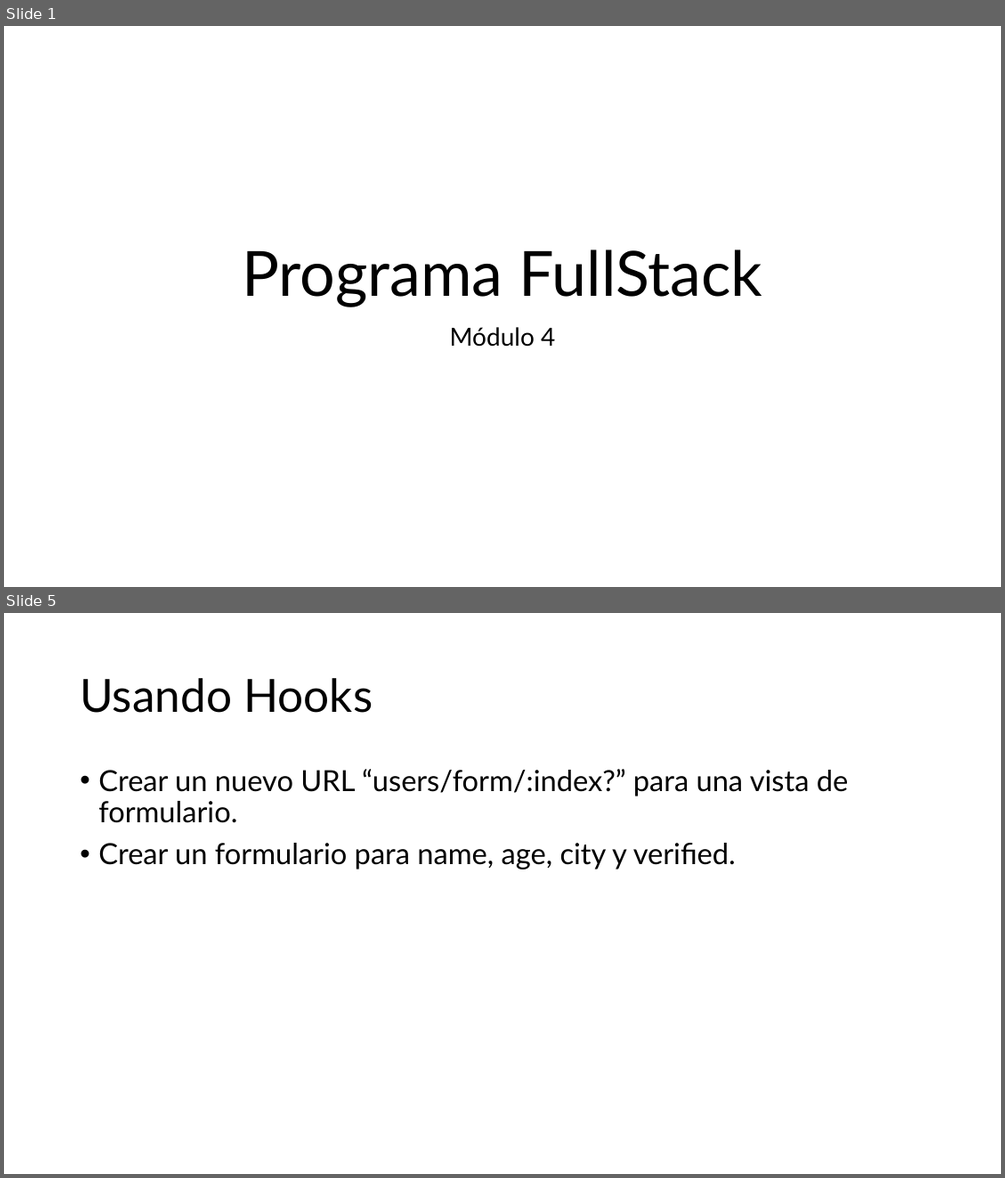
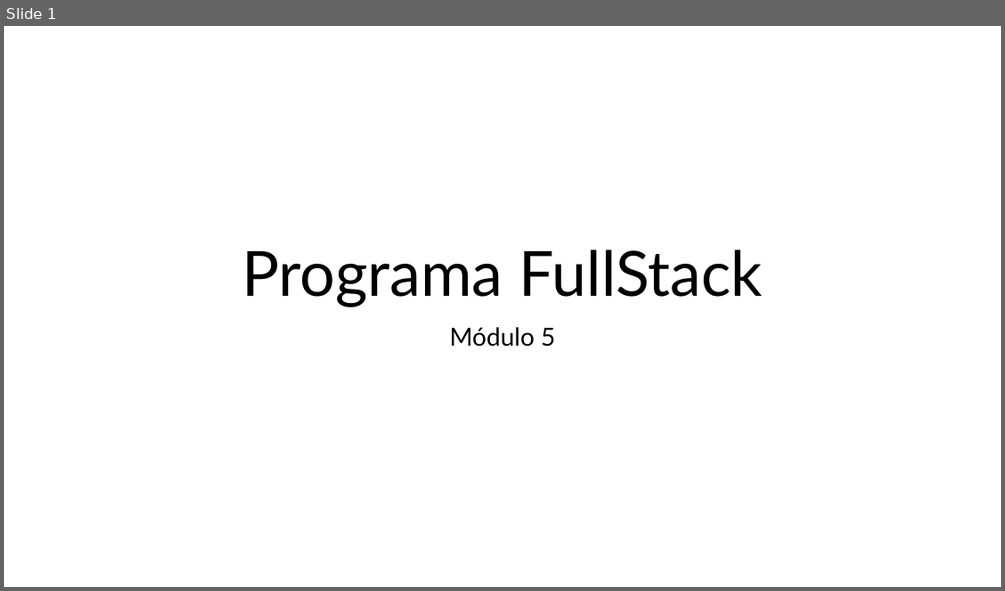
Before and after one commit to enmanuelmag/Bootcamp-FullStack, a slide deck: Unidad_5/Presentación.pptx. Shown one above the other, each under a label of ours: slides 1 and 5 before the commit, slide 1 after it; the slides between them are not shown. The pictures are 1005x1178 and 1005x591 pixels, drawn with LibreOffice and Linux fonts; fonts in the diff are those of the drawing. Boxes give left, top, right and bottom in pixels: in the first picture for what was removed or moved away, otherwise in the second. Text is boxed around its words. In the diff, an @@ line names an element or a change of style, - is before the commit and + after.

```diff
--- a/Unidad_5/Presentación.pptx
+++ b/Unidad_5/Presentación.pptx
@@ slide 5 removed at [4, 613, 1001, 1174], background #FFFFFF @@
@@ title removed at [80, 678, 372, 713] @@
-Usando Hooks
@@ text removed at [98, 769, 849, 869] @@
-• Crear un nuevo URL “users/form/:index?” para una vista de formulario.
-• Crear un formulario para name, age, city y verified.
@@ slide 1 changed as well @@
@@ subtitle at [450, 327, 555, 346]: text changed @@
-Módulo 4
+Módulo 5
```
Also in this commit, not shown: 1 other slide changed, 2 slides added, 3 other slides removed, 5 other files.
